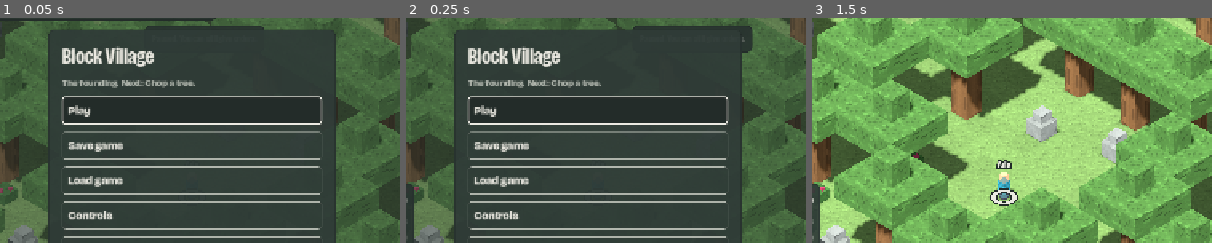
Above: before the commit, frames 1-3 (left to right).
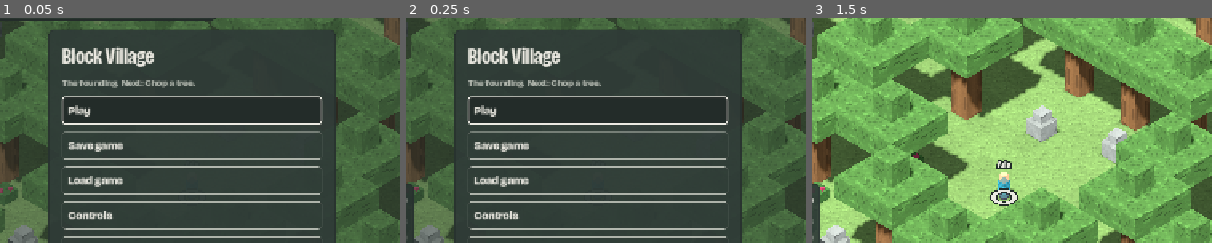
Above: after the commit, the same moments.

Repository: NerdyToddGerdy/mc_village
Game: Godot game, scene res://scenes/main.tscn
Two runs of this game, one before a commit and one after it. Both use one fixed random seed, a clock stepped at 60 frames per second and the inputs below.
Inputs:
- Up to frame 1 (0.05 s): no input
- Up to frame 2 (0.25 s): no input
- Up to frame 3 (1.5 s): click "Play" at 0.5 s; click "Tools and armor 0 ↓" at 1.25 s
The pictures show only the part of the screen within x 26-76%, y 10-60%; the shares and areas given below are measured in that part.

The runs differ from the first frame. In frame 1, 0.5% of the frame differs, in the area x 36-66%, y 3-6%; in frame 2, 0.8%, in the area x 56-87%, y 3-16%; in frame 3, nothing differs.

Commit message:
Menu button above the big panels, no toast behind the menu, a web saves note, no flicker on the progress bar (#314 #315 #316 #336, #309 check settles)
Co-Authored-By: Claude Sonnet 5.5 <noreply@anthropic.com>

Diff:
--- a/game/tests/game_test.gd
+++ b/game/tests/game_test.gd
@@ -283,7 +283,7 @@
 	var hud: Hud = game._hud
 	hud.add_toast({"text": "Tomas is now level 2 at Mine.", "res_id": 0, "site_id": 0})
 	hud.add_toast({"text": "A traveler, Mira, has arrived. She claims the new house and needs tools from the bench before she can mine anything.", "res_id": game.sim.residents[0].id, "site_id": 0})
-	for i in 3:
+	for i in 8:  # let the panels lay out before reading their rects (#309)
 		await process_frame
 	var clear := true
 	var inside := true
@@ -300,6 +300,19 @@
 				overlaps.append("%s %s over %s %s" % [p.name, r, (other as Control).name, (other as Control).get_global_rect()])
 	check(clear, "toasts don't cover the tally bar, the goals panel or the stuck list (%s; toasts at %s %s)" % [overlaps, hud._toasts.position, hud._toasts.size])
 	check(inside, "toasts fit on screen, wrapping when long")
+	game.open_menu("main")
+	await process_frame
+	await process_frame
+	check(not hud._toasts.visible, "no toast shows while the menu is open (#314)")
+	game.close_menu()
+	await process_frame
+	check(hud._toasts.visible, "toasts come back when the menu closes")
+	check(GameMenu.SAVES_NOTE != GameMenu.SAVES_NOTE_WEB and GameMenu.SAVES_NOTE_WEB.contains("browser"), "the saves note differs on the web (#315)")
+	game.jobs_board_open = true
+	for i in 4:
+		await process_frame
+	check(hud._menu_panel.z_index > hud._board_panel.z_index, "the Menu button draws above the jobs board (#316)")
+	game.jobs_board_open = false
 
 
 func _test_fading(game: Game) -> void:
--- a/game/view/game_menu.gd
+++ b/game/view/game_menu.gd
@@ -5,6 +5,9 @@
 ## here on the page. The game pauses while the menu is open.
 
 ## Mouse controls and Esc, which can't be rebound; shown alongside the rebindable keys.
+const SAVES_NOTE := "Saves are kept on this computer."
+const SAVES_NOTE_WEB := "Saves are kept in this browser only. Clearing site data or using a private window erases them."
+
 const FIXED_ROWS := {
 	"Orders": [["Shift-drag", "With Mine: trees only"], ["Alt-drag", "With Mine: boulders only (Option on a Mac)"],
 		["Esc", "Cancel the current order"]],
@@ -123,7 +126,7 @@
 		_box.add_child(_big_button("Quit", func(): _ask("Quit Block Village? Anything you haven’t saved will be lost.", "Quit", "quit")))
 	_add_confirm()
 	var auto = _auto
-	var note := "Saves are kept on this computer. Esc or M opens this menu."
+	var note := (SAVES_NOTE_WEB if OS.has_feature("web") else SAVES_NOTE) + " Esc or M opens this menu."
 	if auto != null and not auto.has("error"):
 		note += " The game saves itself now and then, on its own autosave (last: %s); Load game lists it." % _when(auto.saved_at)
 	_box.add_child(hud.label(note, false, Palette.CHALK_DIM, Palette.CAPTION, true))
--- a/game/view/hud.gd
+++ b/game/view/hud.gd
@@ -198,6 +198,8 @@
 	tr.add_child(_speed_panel)
 	_menu_panel = _panel(_menu_btn, Vector2.ZERO, 4)  # its own panel under the speed buttons, so the speed row stays narrow
 	tr.add_child(_menu_panel)
+	_speed_panel.z_index = 1  # the speed and Menu buttons stay clickable under the big top-level panels (#316)
+	_menu_panel.z_index = 1
 	_stuck_panel = _panel(_stuck, Vector2(250, 0))
 	tr.add_child(_stuck_panel)
 
@@ -440,7 +442,15 @@
 	return _box(bg, radius, margin, border)
 
 
+func _overlay_open() -> bool:
+	for c in _root.get_children():
+		if c is GameMenu and c.visible:
+			return true
+	return false
+
+
 func add_overlay(c: Control) -> void:
+	c.z_index = 10  # above the panels, the Menu button and the toasts
 	_root.add_child(c)
 
 
@@ -846,6 +856,14 @@
 	r.autowrap_mode = TextServer.AUTOWRAP_OFF
 	h.add_child(r)
 	return h
+
+
+func _update_progress_bar(sim: Sim) -> void:
+	for bar in _sel.find_children("*", "Panel", true, false):
+		if bar.has_meta("progress_of") and not bar.is_queued_for_deletion():
+			for r in sim.residents:
+				if r.id == bar.get_meta("progress_of") and r.progress >= 0:
+					(bar.get_child(0) as Control).anchor_right = clampf(r.progress, 0.0, 1.0)
 
 
 func _bar(frac: float, color := Palette.BLUE) -> Control:
@@ -1286,6 +1304,7 @@
 		for n in _sel.find_children("*", "Button", true, false) + _plan_box.find_children("*", "Button", true, false):
 			if n.has_meta("disarmed_text"):
 				n.text = n.get_meta("disarmed_text")
+	_toasts.visible = not _overlay_open()  # no stray toast beside the menu's dialog (#314)
 	_place_toasts()
 	var room: float = get_viewport().get_visible_rect().size.y - 150.0  # below the top bar, above the bottom edge
 	var want := minf(_sel.get_combined_minimum_size().y, maxf(120.0, room))
@@ -1601,7 +1620,7 @@
 		for id in sel.ids:
 			var r := sim.resident(id)
 			if not r.is_empty():
-				sig += "%s%s%s%s%s%d%s%d" % [r.job.label if r.job != null else "Idle", r.axe, r.pick, r.carry, r.broken, int(r.progress * 10), r.orders, int(r.hunger / 5)] + "%s%s%s …(145 unchanged characters)…
+				sig += "%s%s%s%s%s%d%s%d" % [r.job.label if r.job != null else "Idle", r.axe, r.pick, r.carry, r.broken, r.progress >= 0, r.orders, int(r.hunger / 5)] + "%s%s%s …(145 unchanged characters)…
 		for kind in ["axe", "pick"]:  # Equip appears when there's a tool to choose
 			for st in sim.tool_items(kind, 0):
 				sig += "%s%s%s" % [st.type, st.dur, st.cell]
@@ -1622,6 +1641,7 @@
 		sig += s.why
 	sig += game.tool + str(game.area_site)  # the Paint area button reads Done painting while it's on (issue #203)
 	sig += _keys_sig
+	_update_progress_bar(sim)
 	_rebuild(_sel, sig, func(c: Container) -> void:
 		_fill_selection(c, sim, sel, target)
 		_register_panel_keys(c))
@@ -1648,7 +1668,9 @@
 		var r: Dictionary = rs[0]
 		c.add_child(_head(r.name, _status(sim, r), true, 24, r.shirt))
 		if r.progress >= 0:
-			c.add_child(_bar(r.progress))
+			var pbar := _bar(r.progress)
+			pbar.set_meta("progress_of", r.id)  # filled in place each frame, so the panel isn't rebuilt (#336)
+			c.add_child(pbar)
 		if r.away:  # on the walk to or from the meadow (issue #137)
 			c.add_child(_label("Off the map with the party. Residents on the way don’t work or get hungry.", false, Palette.CHALK_DIM, Palette.BODY, true))
 			c.add_child(_bar(1.0 - sim.back_in(r) / sim.trip_time(r.trip), Palette.GREEN))
